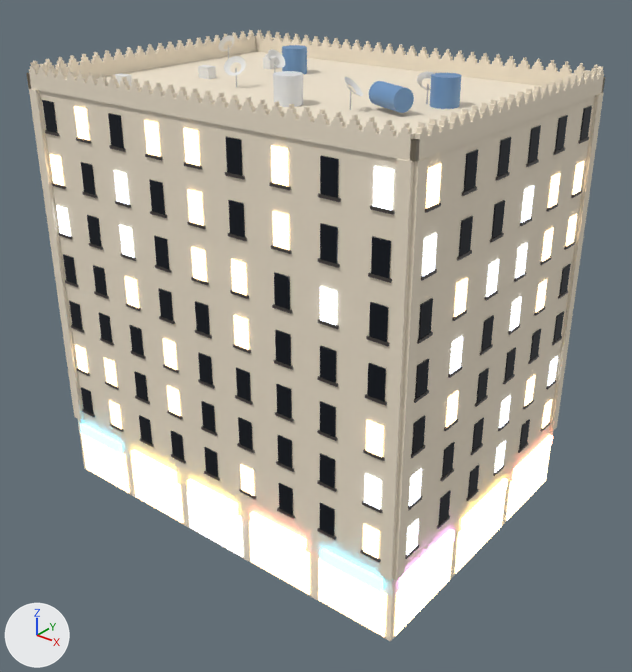
Renders of the FBX model assets/riyadh/SM_RiyadhBlock_01.fbx from each side of a commit.
Rendered twice from a camera (50 mm lens) standing at (36.8, -45.7, 40.8) and looking at (1.1, -1.0, 13.1). Every picture has the same lights, and +X, +Y and +Z are marked at lower left. The first picture is the older version.

The scene before the commit, as lines of its bpy script (objects in view):
```python
ob_sm_riyadhblock_01 = bpy.data.objects.new('SM_RiyadhBlock_01', me_sm_riyadhblock_01)
ob_sm_riyadhblock_01.location = (0.0, 0.0, 0.0)
```
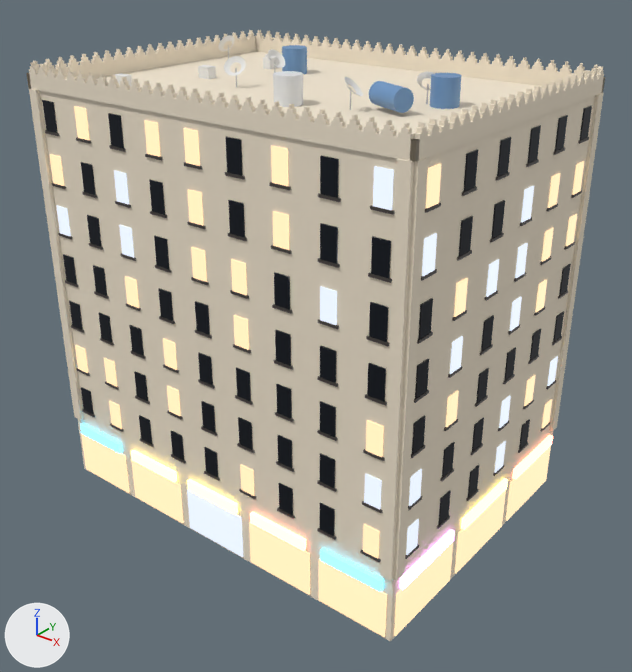
Pixel boxes (x1, y1, x2, y2) of what changed, in the pictures (632 x 672 px):
'SM_RiyadhBlock_01', recoloured, surface changed: (42, 102, 592, 641) in both

What the commit changed:
Material 'M_Win_LitWarm' (mat_m_win_litwarm) changes colour from beige #f3dab3 to brown #897661; in linear values from (0.9, 0.7, 0.45) to (0.25, 0.18, 0.12).
In material 'M_Win_LitWarm' (mat_m_win_litwarm), emission_strength goes from 3.0 to 1.1.
In material 'M_ShopSign_0' (mat_m_shopsign_0), emission_strength goes from 8.0 to 4.0.
In material 'M_ShopSign_3' (mat_m_shopsign_3), emission_strength goes from 8.0 to 4.0.
In material 'M_Win_LitCool' (mat_m_win_litcool), emission_strength goes from 2.5 to 0.9.
In material 'M_ShopSign_1' (mat_m_shopsign_1), emission_strength goes from 8.0 to 4.0.
In material 'M_ShopSign_4' (mat_m_shopsign_4), emission_strength goes from 8.0 to 4.0.
